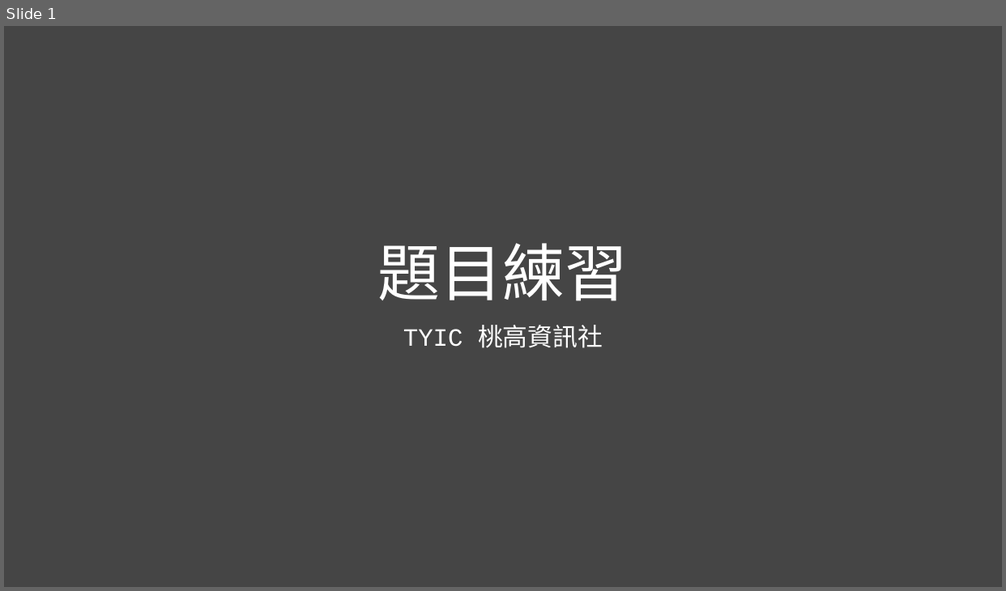
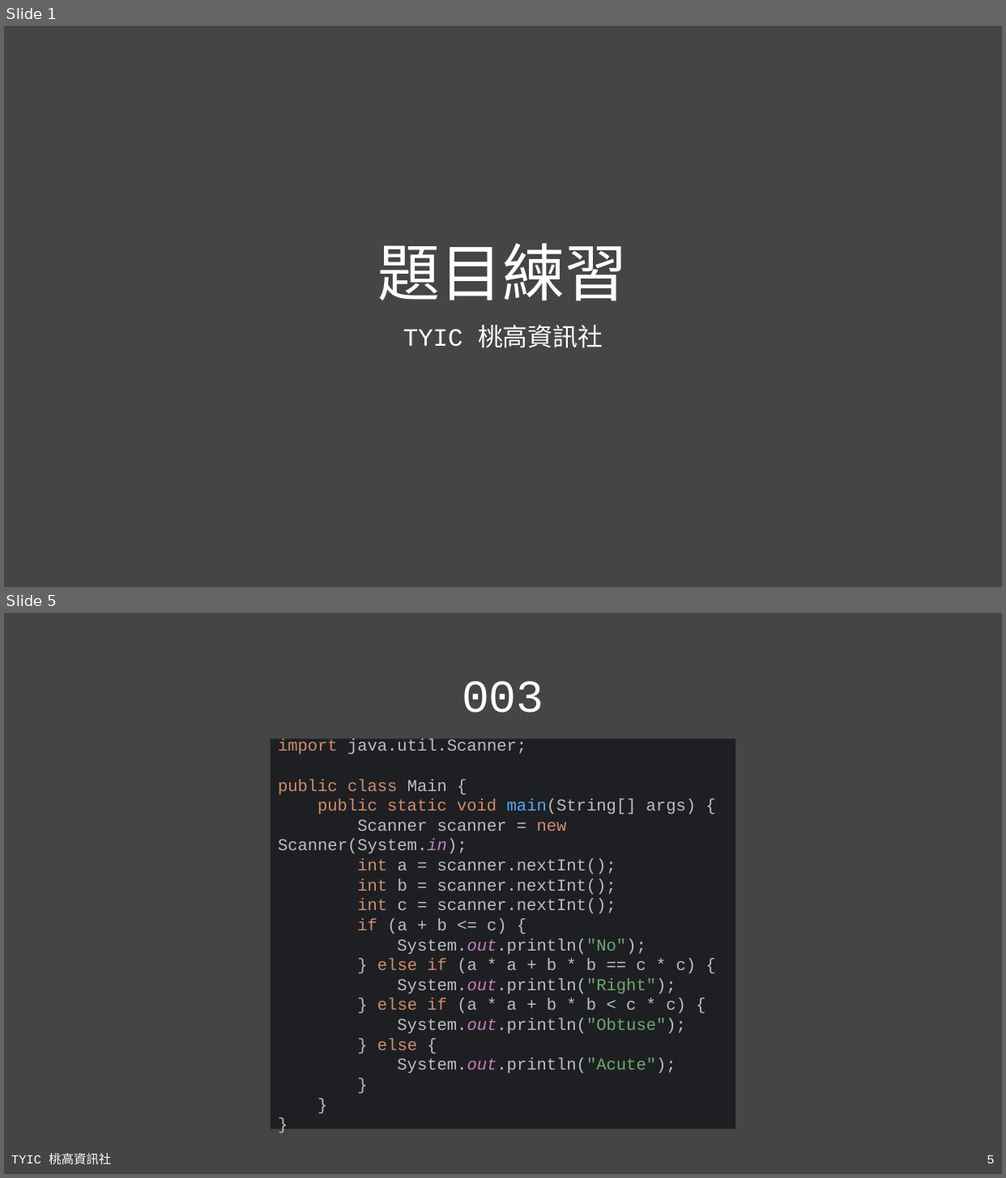
Before and after one commit to TYSHIC/slides, a slide deck: ppt/00_題目練習.pptx. Shown one above the other, each under a label of ours: slide 1 before the commit, slides 1 and 5 after it; the slides between them are not shown. The pictures are 1006x591 and 1006x1178 pixels, drawn with LibreOffice and Linux fonts; fonts in the diff are those of the drawing. Boxes give left, top, right and bottom in pixels: in the first picture for what was removed or moved away, otherwise in the second. Text is boxed around its words. In the diff, an @@ line names an element or a change of style, - is before the commit and + after.

```diff
--- a/ppt/00_題目練習.pptx
+++ b/ppt/00_題目練習.pptx
@@ slide 5 added at bbox=[4, 613, 1002, 1174], background #454545 @@
@@ title added at bbox=[462, 681, 544, 713], 44 pt, text #FFFFFF @@
+003
@@ rectangle added at bbox=[270, 739, 735, 1130], fill #1E1F22, 16 pt, text #BCBEC4 @@
+import java.util.Scanner;
+public class Main {
+public static void main(String[] args) {
+Scanner scanner = new Scanner(System.in);
+int a = scanner.nextInt();
+int b = scanner.nextInt();
+int c = scanner.nextInt();
+if (a + b <= c) {
+System.out.println("No");
+} else if (a * a + b * b == c * c) {
+System.out.println("Right");
+} else if (a * a + b * b < c * c) {
+System.out.println("Obtuse");
+} else {
+System.out.println("Acute");
+}
+}
+}
@@ text added at bbox=[11, 1153, 111, 1165], 12 pt, text #FFFFFF @@
+TYIC 桃高資訊社
@@ page number added at bbox=[987, 1156, 994, 1164], 12 pt, text #FFFFFF @@
+5
```
Also in this commit, not shown: 5 other slides added, 1 slide removed, 9 other files.
